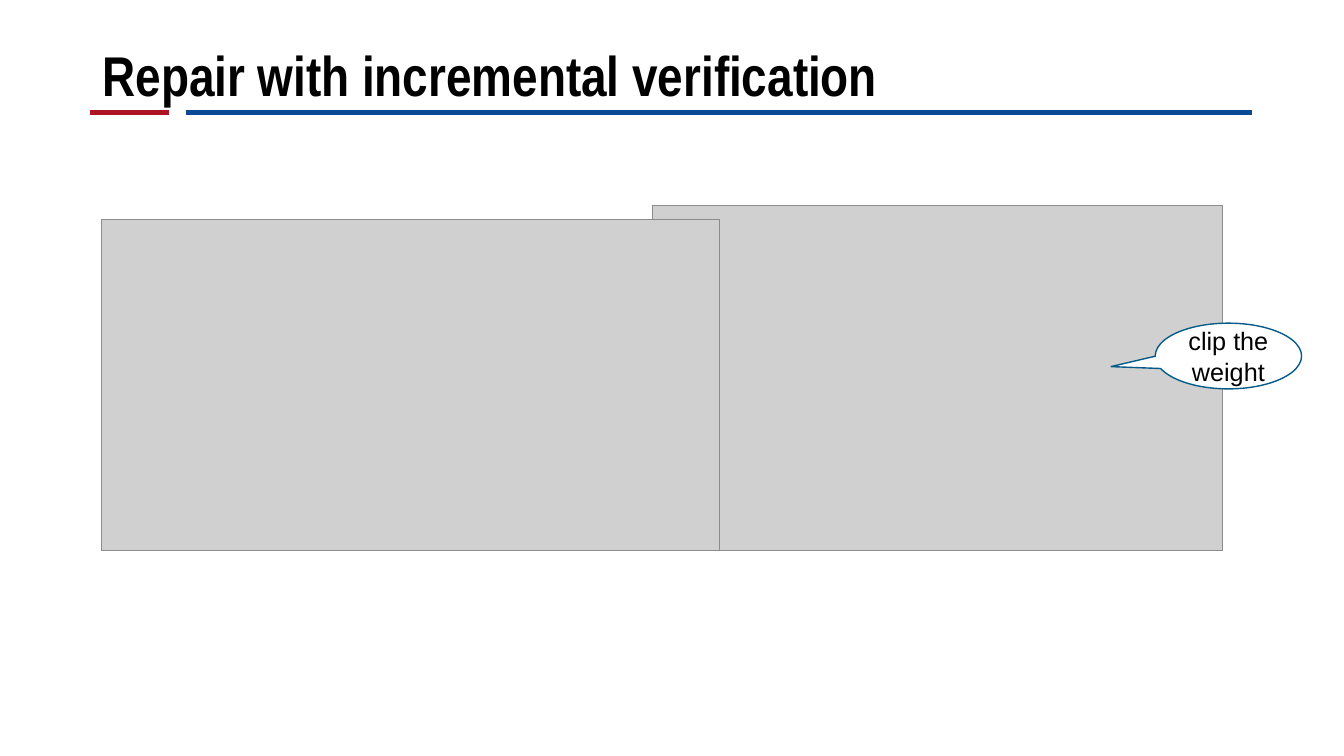
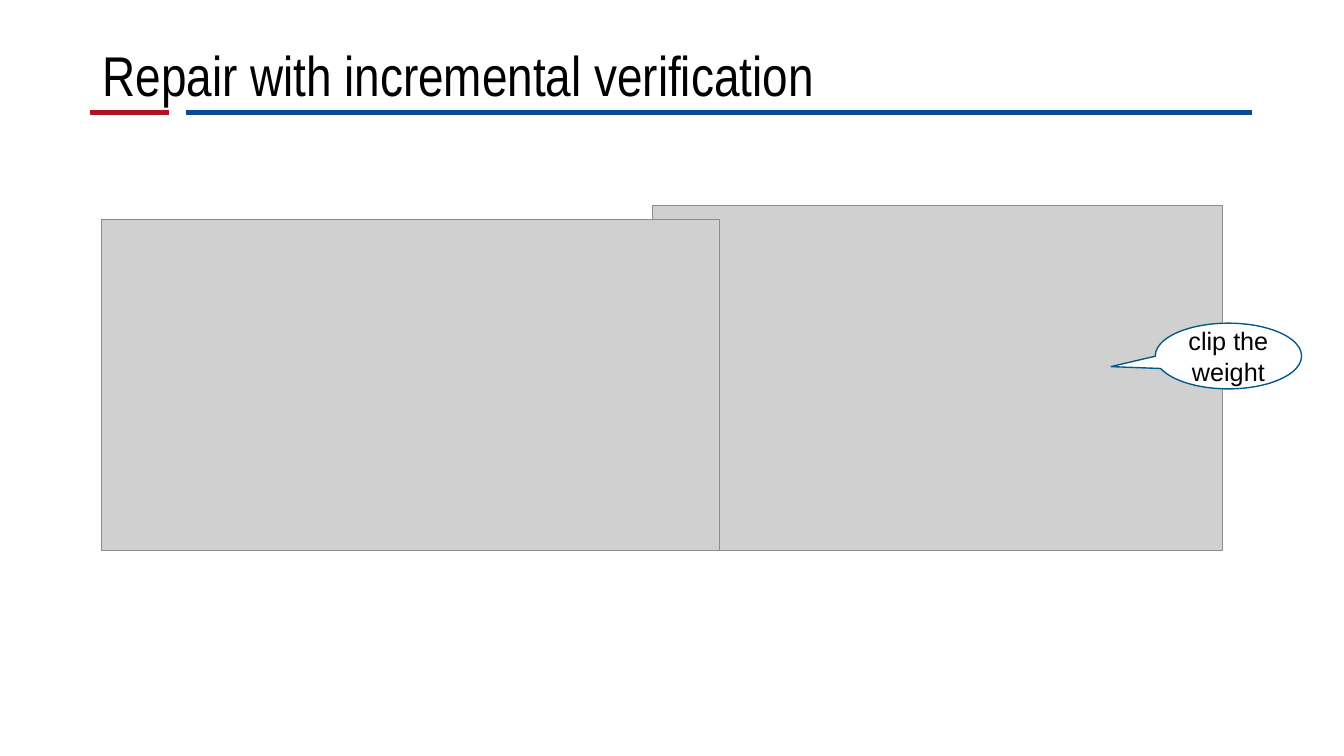
Before and after one commit to CRhapsody/Presentation_Slides, a slide deck: slide 8 of 神经网络修复工作进展.pptx (slide 9 before the commit). Drawn at 1344x756 pixels with LibreOffice and Linux fonts; fonts in the diff are those of the drawing; grey boxes stand for pictures; background and template pictures are left out. Boxes give left, top, right and bottom in pixels: in the first picture for what was removed or moved away, otherwise in the second. Text is boxed around its words. In the diff, an @@ line names an element or a change of style, - is before the commit and + after.

```diff
--- a/神经网络修复工作进展.pptx
+++ b/神经网络修复工作进展.pptx
@@ title "Repair with incremental verification" at box(102, 55, 813, 106): bold off @@
```
Also in this commit, not shown: 4 other slides changed, 5 slides added, 6 slides removed, 1 other file.
